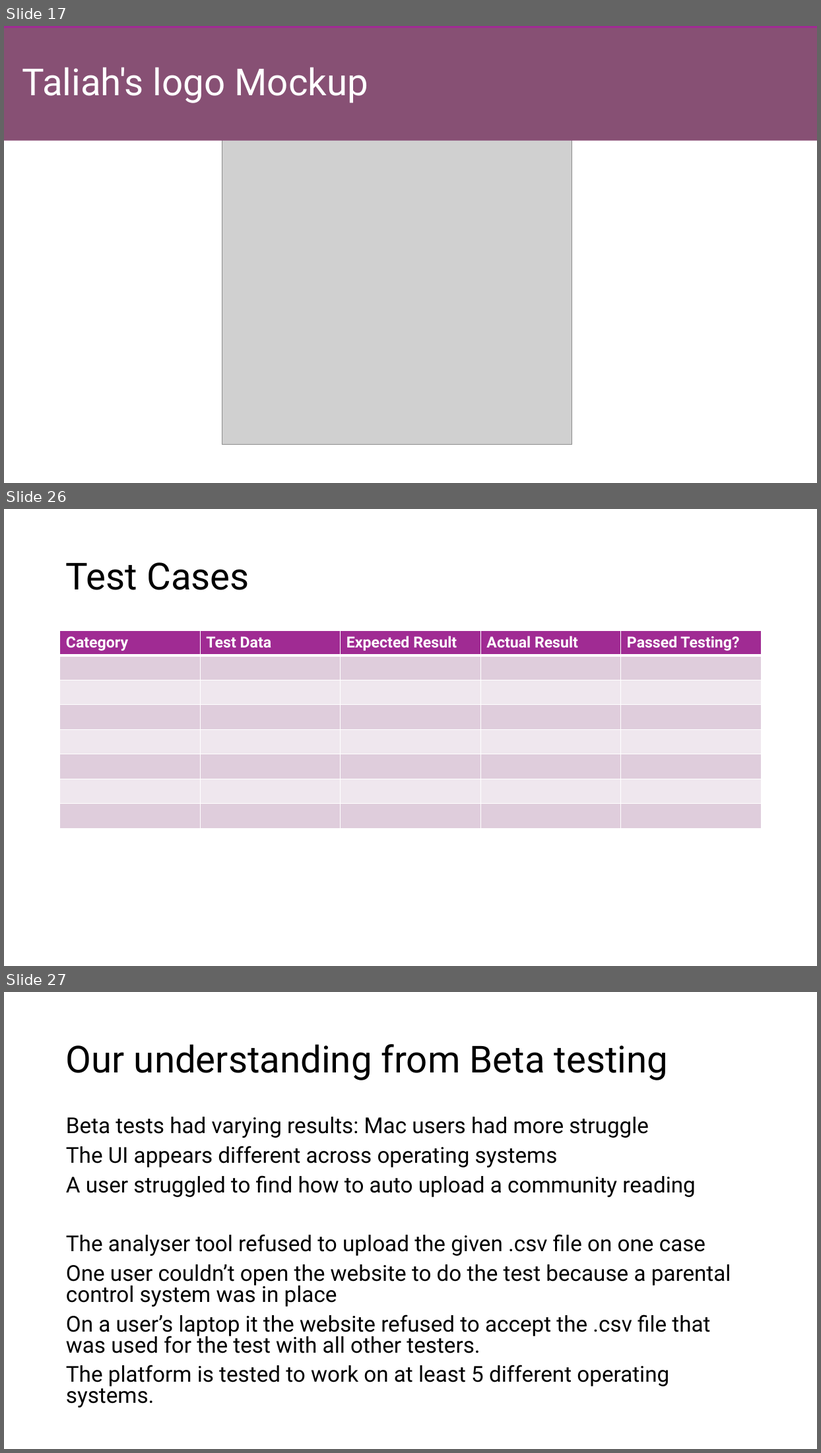
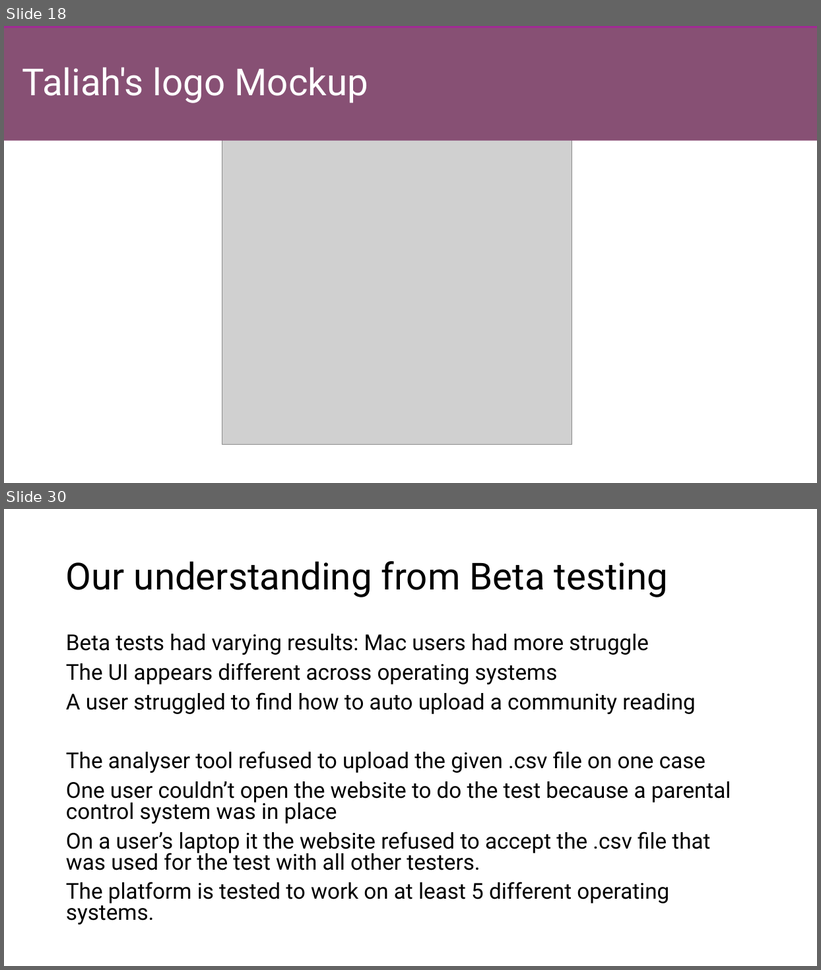
Before and after one commit to theneofan/SWQS_Version_Control, a slide deck: PowerPoint/SWQSPowerpoint.pptx. Shown one above the other, each under a label of ours: slides 17, 26 and 27 before the commit, slides 18 and 30 after it; the slides between them are not shown. The pictures are 821x1453 and 821x970 pixels, drawn with LibreOffice and Linux fonts; fonts in the diff are those of the drawing; grey boxes stand for pictures. Boxes give left, top, right and bottom in pixels: in the first picture for what was removed or moved away, otherwise in the second. Text is boxed around its words. In the diff, an @@ line names an element or a change of style, - is before the commit and + after.

```diff
--- a/PowerPoint/SWQSPowerpoint.pptx
+++ b/PowerPoint/SWQSPowerpoint.pptx
@@ slide 26 removed at (x1=4, y1=509, x2=817, y2=966), background #FFFFFF @@
@@ title removed at (x1=66, y1=562, x2=250, y2=590) @@
-Test Cases
@@ table removed at (x1=60, y1=631, x2=762, y2=828), 8 rows, 5 columns @@
-Category | Test Data | Expected Result | Actual Result | Passed Testing?
- |  |  |  | 
- |  |  |  | 
- |  |  |  | 
- |  |  |  | 
- |  |  |  | 
- |  |  |  | 
- |  |  |  | 
@@ what was slide 17 is now slide 18 @@
@@ what was slide 27 is now slide 30 @@
```
Also in this commit, not shown: 5 slides changed, 5 slides added, 1 other slide removed.
